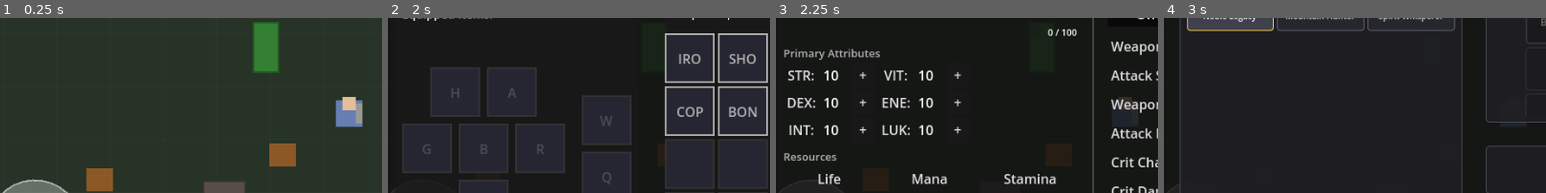
Above: before the commit, frames 1-4 (left to right).
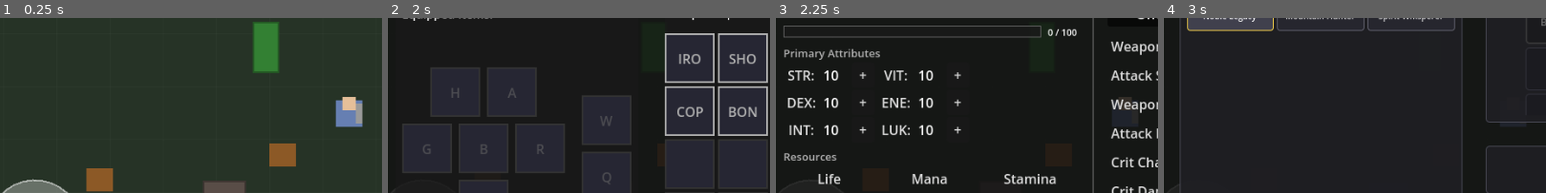
Above: after the commit, the same moments.

Repository: MatousHruska/MobileTestia
Game: Godot game, scene res://scenes/world/test_zone.tscn
Same seed, same stepped clock (60 frames per second), same inputs: the game is played once before the commit and once after it.
Inputs:
- Up to frame 1 (0.25 s): no input
- Up to frame 2 (2 s): click "☰" at 0.5 s; click "Inventory" at 1.25 s
- Up to frame 3 (2.25 s): click "Stats (+10)" at 2 s
- Up to frame 4 (3 s): click "Skills" at 2.75 s
The pictures show only the part of the screen within x 4-54%, y 23-73%; the shares and areas given below are measured in that part.

Frames 1-2 are identical in both runs. In frame 3, 1.1% of the frame differs, in the area x 2-70%, y 4-12%; in frame 4, nothing differs.

Commit message:
Add outline to XP bar so it's visible when empty

Diff:
--- a/scripts/ui/menu/stats_panel.gd
+++ b/scripts/ui/menu/stats_panel.gd
@@ -167,6 +167,21 @@
 	xp_bar.custom_minimum_size = Vector2(120, 14)
 	xp_bar.size_flags_horizontal = Control.SIZE_EXPAND_FILL
 	xp_bar.show_percentage = false
+
+	# Style the bar with outline
+	var bg_style := StyleBoxFlat.new()
+	bg_style.bg_color = Color(0.1, 0.1, 0.1, 0.8)
+	bg_style.border_width_left = 1
+	bg_style.border_width_right = 1
+	bg_style.border_width_top = 1
+	bg_style.border_width_bottom = 1
+	bg_style.border_color = Color(0.4, 0.4, 0.4)
+	xp_bar.add_theme_stylebox_override("background", bg_style)
+
+	var fill_style := StyleBoxFlat.new()
+	fill_style.bg_color = Color(0.3, 0.6, 0.9)
+	xp_bar.add_theme_stylebox_override("fill", fill_style)
+
 	xp_row.add_child(xp_bar)
 
 	var xp_label := Label.new()
